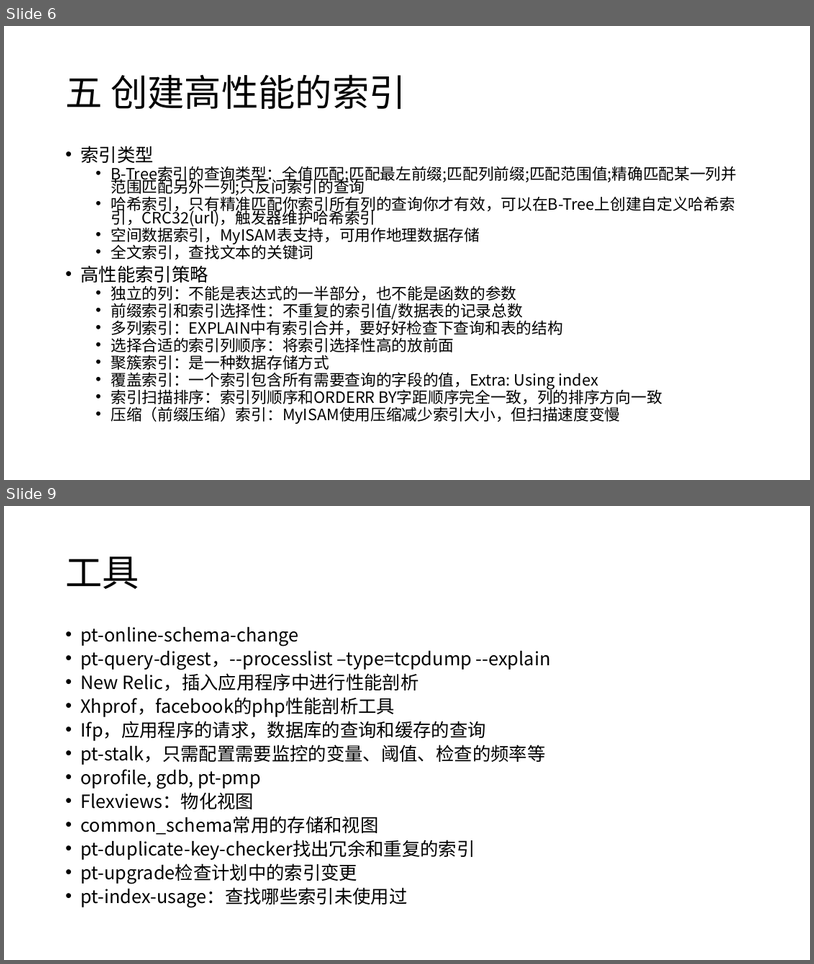
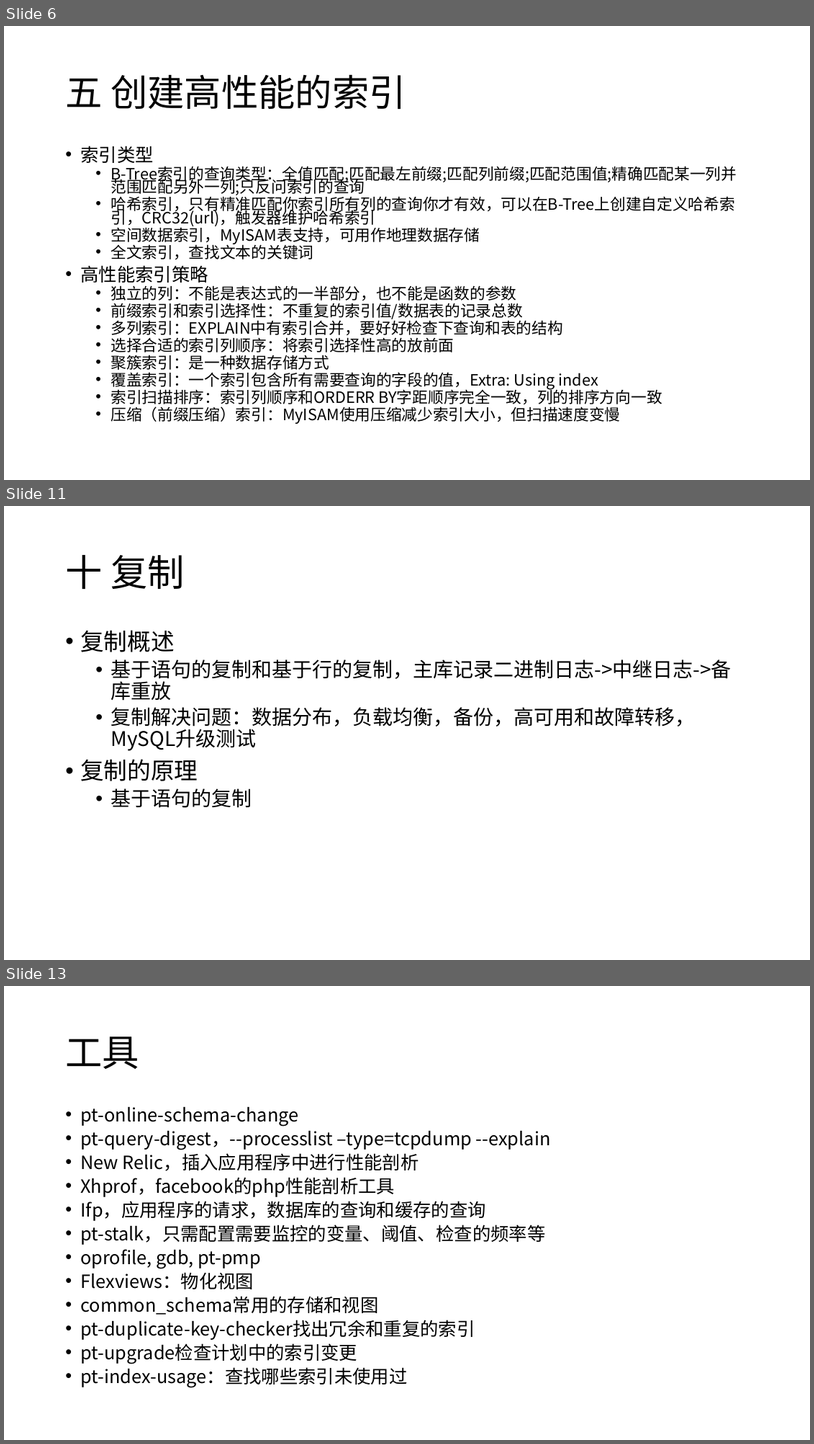
Before and after one commit to zzsure/computer-course-reading, a slide deck: High Performance MySQL.pptx. Shown one above the other, each under a label of ours: slides 6 and 9 before the commit, slides 6, 11 and 13 after it; the slides between them are not shown. The pictures are 814x964 and 814x1444 pixels, drawn with LibreOffice and Linux fonts; fonts in the diff are those of the drawing. Boxes give left, top, right and bottom in pixels: in the first picture for what was removed or moved away, otherwise in the second. Text is boxed around its words. In the diff, an @@ line names an element or a change of style, - is before the commit and + after.

```diff
--- a/High Performance MySQL.pptx
+++ b/High Performance MySQL.pptx
@@ slide 11 added at <box>4,506,810,960</box>, background #FFFFFF @@
@@ title added at <box>65,555,185,589</box>, 44 pt, text #000000 @@
+十 复制
@@ text added at <box>80,630,732,808</box>, 24 pt, text #000000 @@
+• 复制概述
+  • 基于语句的复制和基于行的复制，主库记录二进制日志->中继日志->备库重放
+  • 复制解决问题：数据分布，负载均衡，备份，高可用和故障转移，MySQL升级测试
+• 复制的原理
+  • 基于语句的复制
@@ what was slide 9 is now slide 13 @@
```
Also in this commit, not shown: 2 slides changed, 3 other slides added, 2 other files.
